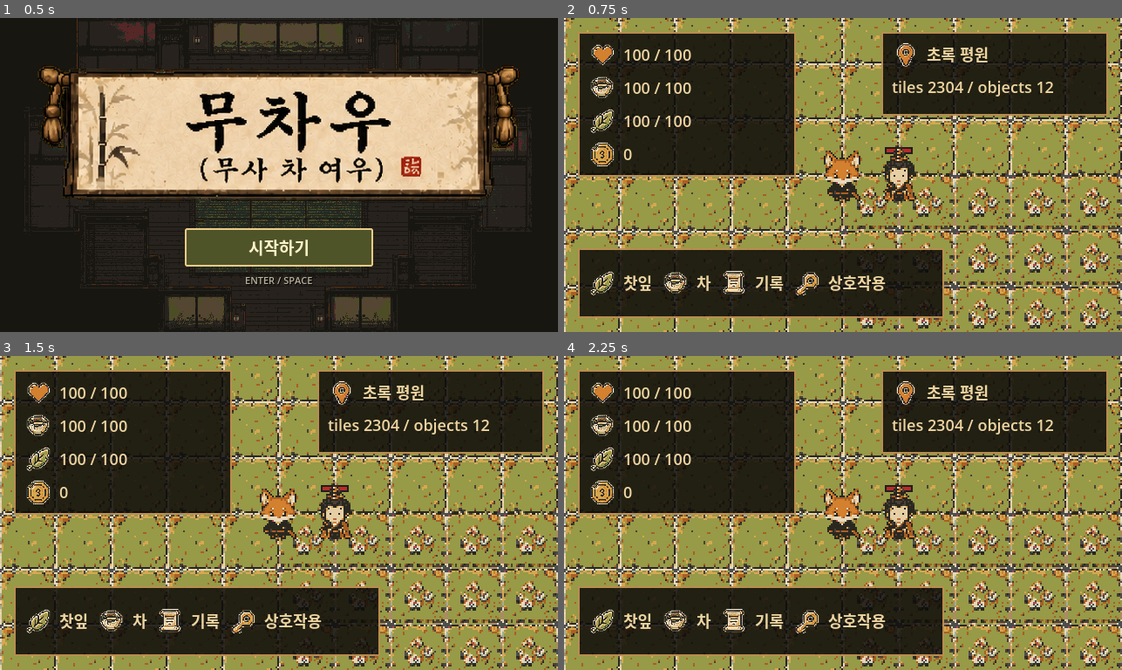
Above: before the commit, frames 1-4 (two rows, left to right).
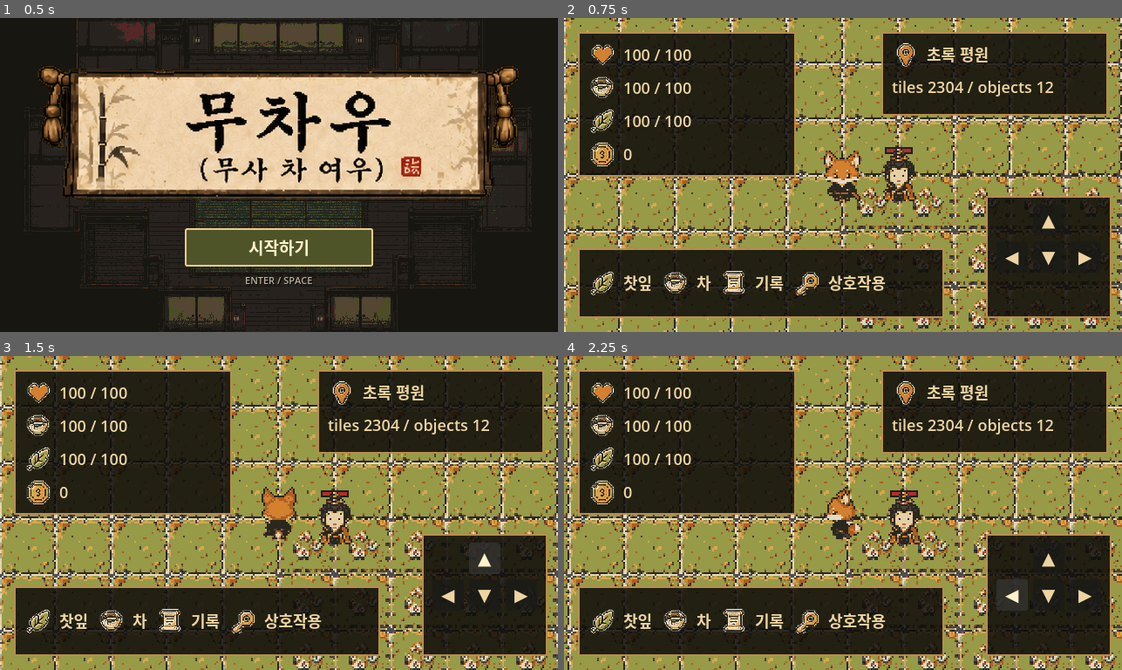
Above: after the commit, the same moments.

Repository: FLYLIKEB/samurai-tea-fox
Game: Godot game, scene res://scenes/ui/start_screen.tscn
The game is run twice, just before and just after one commit, with the same random seed, the same clock (stepped at 60 frames per second) and the same inputs.
Inputs (mouse positions are in pixels of both pictures, inside the frame that each line leads up to):
- Up to frame 1 (0.5 s): no input
- Up to frame 2 (0.75 s): click "시작하기" at 0.5 s
- Up to frame 3 (1.5 s): click (485, 556) at 1.25 s, where only the run after the commit has a clickable "▲"
- Up to frame 4 (2.25 s): click (1010, 594) at 2 s, where only the run after the commit has a clickable "◀"

Frame 1 is identical in both runs. In frame 2, 8.5% of the frame differs, in the area x 75-99%, y 56-96%; in frame 3, 29%; in frame 4, 32%, in the area x 0-100%, y 0-100%.

Commit message:
feat(input): add dpad and pointer movement

Diff:
--- a/src/main/main.gd
+++ b/src/main/main.gd
@@ -19,6 +19,7 @@
 
 const DEFAULT_RUN_SEED := 11037
 const FRESH_RUN_SEED := 0
+const POINTER_MOVE_STOP_DISTANCE_PIXELS := 4.0
 
 @onready var player = $Player
 @onready var combat_dummy = $CombatDummy
@@ -38,6 +39,8 @@
 var world_render_result: Dictionary = {}
 var _desktop_adapter := DesktopCommandAdapter.new()
 var _movement_selector := MovementCommandSelector.new()
+var _has_pointer_move_target := false
+var _pointer_move_target_world := Vector2.ZERO
 
 func _ready() -> void:
 	catalog = DataCatalog.new()
@@ -97,11 +100,12 @@
 		return drop_connection
 	_render_generated_world(generated_world)
 	game_hud.configure(player, generated_world, world_render_result)
+	_connect_hud_commands()
 	return {"ok": true}
 
 func _physics_process(_delta: float) -> void:
 	var desktop_command = _desktop_adapter.poll_movement_command()
-	player.submit_command(_movement_selector.select(desktop_command))
+	player.submit_command(movement_command_for_current_inputs(desktop_command))
 	if Input.is_action_just_pressed("attack"):
 		submit_desktop_action_command("attack", desktop_command.direction)
 	if Input.is_action_just_pressed("dodge"):
@@ -116,14 +120,26 @@
 func _unhandled_input(event) -> void:
 	var handled := false
 	if event is InputEventMouseButton and event.button_index == MOUSE_BUTTON_LEFT and event.pressed:
-		handled = submit_pointer_interaction(world_position_from_viewport_position(event.position))
+		var mouse_world_position := world_position_from_viewport_position(event.position)
+		handled = submit_pointer_interaction(mouse_world_position)
+		if not handled:
+			handled = submit_pointer_movement(mouse_world_position)
 	elif event is InputEventScreenTouch and event.pressed:
-		handled = submit_pointer_interaction(world_position_from_viewport_position(event.position))
+		var touch_world_position := world_position_from_viewport_position(event.position)
+		handled = submit_pointer_interaction(touch_world_position)
+		if not handled:
+			handled = submit_pointer_movement(touch_world_position)
 	if handled:
 		get_viewport().set_input_as_handled()
 
 func submit_mobile_movement_command(command) -> bool:
-	return _movement_selector.submit_mobile_command(command)
+	var accepted := _movement_selector.submit_mobile_command(command)
+	if accepted and command.direction != Vector2i.ZERO:
+		_clear_pointer_movement()
+	return accepted
+
+func submit_mobile_movement_direction(direction: Vector2i) -> bool:
+	return submit_mobile_movement_command(GameCommand.new(GameCommand.Type.MOVE, direction))
 
 func submit_mobile_action_command(command) -> bool:
 	return submit_action_command(command)
@@ -142,6 +158,15 @@
 		if submit_interaction_at_world_cell(cell):
 			return true
 	return false
+
+func submit_pointer_movement(world_position: Vector2) -> bool:
+	var target_cell := world_cell_from_world_position(world_position)
+	if world_data == null or not world_data.is_walkable(target_cell):
+		return false
+	_pointer_move_target_world = world_position_for_cell_center(target_cell)
+	_has_pointer_move_target = true
+	_movement_selector.submit_mobile_command(GameCommand.new(GameCommand.Type.MOVE, Vector2i.ZERO))
+	return true
 
 func submit_player_interaction(direction := Vector2i.ZERO) -> bool:
 	var origin_cell := Vector2i.ZERO
@@ -172,6 +197,15 @@
 			return _handle_tea_command(command)
 		_:
 			return player != null and player.submit_command(command)
+
+func movement_command_for_current_inputs(desktop_command) -> GameCommand:
+	if desktop_command is GameCommand and desktop_command.type == GameCommand.Type.MOVE and desktop_command.direction != Vector2i.ZERO:
+		_clear_pointer_movement()
+		return desktop_command
+	var pointer_command: GameCommand = _pointer_movement_command()
+	if pointer_command.direction != Vector2i.ZERO:
+		return pointer_command
+	return _movement_selector.select(desktop_command)
 
 func restore_run_state(state) -> Dictionary:
 	if not state is RunState:
@@ -196,6 +230,16 @@
 	if acquisition_service != null:
 		run_state.acquisitions = acquisition_service.to_snapshot()
 	return {"ok": true}
+
+func _connect_hud_commands() -> void:
+	if game_hud == null or not game_hud.has_signal("movement_button_changed"):
+		return
+	var callback := Callable(self, "_on_hud_movement_button_changed")
+	if not game_hud.is_connected("movement_button_changed", callback):
+		game_hud.connect("movement_button_changed", callback)
+
+func _on_hud_movement_button_changed(direction: Vector2i) -> void:
+	submit_mobile_movement_direction(direction)
 
 func snapshot_run_state() -> Dictionary:
 	if run_state == null:
@@ -408,6 +452,25 @@
 		cell.y * tile_size + tile_size * 0.5
 	)
 
+func _pointer_movement_command() -> GameCommand:
+	if not _has_pointer_move_target or player == null:
+		return GameCommand.new(GameCommand.Type.MOVE, Vector2i.ZERO)
+	var delta: Vector2 = _pointer_move_target_world - player.global_position
+	if delta.length() <= POINTER_MOVE_STOP_DISTANCE_PIXELS:
+		_clear_pointer_movement()
+		return GameCommand.new(GameCommand.Type.MOVE, Vector2i.ZERO)
+	var direction := Vector2i(
+		0 if absf(delta.x) <= POINTER_MOVE_STOP_DISTANCE_PIXELS else int(signf(delta.x)),
+		0 if absf(delta.y) <= POINTER_MOVE_STOP_DISTANCE_PIXELS else int(signf(delta.y))
+	)
+	if direction == Vector2i.ZERO:
+		_clear_pointer_movement()
+	return GameCommand.new(GameCommand.Type.MOVE, direction)
+
+func _clear_pointer_movement() -> void:
+	_has_pointer_move_target = false
+	_pointer_move_target_world = Vector2.ZERO
+
 func _runtime_tile_size() -> float:
 	if world_data != null:
 		return float(world_data.tile_size)
--- a/src/ui/game_hud.gd
+++ b/src/ui/game_hud.gd
@@ -6,6 +6,8 @@
 const ICON_KOKORO := "res://assets/ui/icons/tea_leaf_32.png"
 const ICON_COIN := "res://assets/ui/icons/coin_32.png"
 const ICON_MAP := "res://assets/ui/icons/map_pin_32.png"
+
+signal movement_button_changed(direction: Vector2i)
 
 var player
 var world: Dictionary = {}
@@ -71,6 +73,43 @@
 	_add_icon_row(quick_rows, ICON_KI, "차")
 	_add_icon_row(quick_rows, "res://assets/ui/icons/scroll_32.png", "기록")
 	_add_icon_row(quick_rows, "res://assets/ui/icons/key_32.png", "상호작용")
+
+	var movement_pad := _panel(Vector2(-156, -156), Vector2(140, 140), true, true)
+	movement_pad.name = "MovementPadPanel"
+	root.add_child(movement_pad)
+	var movement_grid := GridContainer.new()
+	_ignore_mouse(movement_grid)
+	movement_grid.columns = 3
+	movement_grid.add_theme_constant_override("h_separation", 6)
+	movement_grid.add_theme_constant_override("v_separation", 6)
+	movement_pad.add_child(movement_grid)
+	_add_pad_spacer(movement_grid)
+	_add_movement_button(movement_grid, "▲", Vector2i.UP)
+	_add_pad_spacer(movement_grid)
+	_add_movement_button(movement_grid, "◀", Vector2i.LEFT)
+	_add_movement_button(movement_grid, "▼", Vector2i.DOWN)
+	_add_movement_button(movement_grid, "▶", Vector2i.RIGHT)
+
+func _add_pad_spacer(parent: Container) -> void:
+	var spacer := Control.new()
+	spacer.custom_minimum_size = Vector2(36, 36)
+	_ignore_mouse(spacer)
+	parent.add_child(spacer)
+
+func _add_movement_button(parent: Container, text: String, direction: Vector2i) -> void:
+	var button := Button.new()
+	button.custom_minimum_size = Vector2(36, 36)
+	button.text = text
+	button.mouse_filter = Control.MOUSE_FILTER_STOP
+	button.focus_mode = Control.FOCUS_NONE
+	button.add_theme_font_size_override("font_size", 20)
+	button.add_theme_color_override("font_color", Color(0.93, 0.83, 0.63, 1.0))
+	button.add_theme_color_override("font_hover_color", Color(1.0, 0.95, 0.79, 1.0))
+	button.add_theme_color_override("font_pressed_color", Color(1.0, 0.95, 0.79, 1.0))
+	button.button_down.connect(func(): movement_button_changed.emit(direction))
+	button.button_up.connect(func(): movement_button_changed.emit(Vector2i.ZERO))
+	button.focus_exited.connect(func(): movement_button_changed.emit(Vector2i.ZERO))
+	parent.add_child(button)
 
 func _ignore_mouse(control: Control) -> void:
 	control.mouse_filter = Control.MOUSE_FILTER_IGNORE
--- a/tests/integration/test_main_runtime_rendering_runner.gd
+++ b/tests/integration/test_main_runtime_rendering_runner.gd
@@ -67,14 +67,17 @@
 		var status_panel := hud.get_node_or_null("Root/StatusPanel")
 		var map_panel := hud.get_node_or_null("Root/MapPanel")
 		var quickslot_panel := hud.get_node_or_null("Root/QuickSlotPanel")
-		if status_panel == null or map_panel == null or quickslot_panel == null:
-			failures.append("runtime HUD shows status, map, and quickslot panels")
+		var movement_panel := hud.get_node_or_null("Root/MovementPadPanel")
+		if status_panel == null or map_panel == null or quickslot_panel == null or movement_panel == null:
+			failures.append("runtime HUD shows status, map, quickslot, and movement panels")
 		elif _texture_rect_count(status_panel) < 4 or _label_count(status_panel) < 4:
 			failures.append("runtime HUD status panel renders icon-backed resource rows")
 		elif _texture_rect_count(quickslot_panel) < 4 or _label_count(quickslot_panel) < 4:
 			failures.append("runtime HUD quickslots render icon-backed rows")
-		if not _all_controls_ignore_mouse(hud):
-			failures.append("runtime HUD does not block world click and touch input")
+		elif _button_count(movement_panel) < 4:
+			failures.append("runtime HUD movement panel exposes four directional buttons")
+		if not _passive_controls_ignore_mouse(hud):
+			failures.append("runtime HUD passive controls do not block world click and touch input")
 
 	main.queue_free()
 	_cleanup_lifecycle_files()
@@ -102,11 +105,17 @@
 		count += _label_count(child)
 	return count
 
-func _all_controls_ignore_mouse(node: Node) -> bool:
-	if node is Control and (node as Control).mouse_filter != Control.MOUSE_FILTER_IGNORE:
+func _button_count(node: Node) -> int:
+	var count := 1 if node is Button else 0
+	for child in node.get_children():
+		count += _button_count(child)
+	return count
+
+func _passive_controls_ignore_mouse(node: Node) -> bool:
+	if node is Control and not node is Button and (node as Control).mouse_filter != Control.MOUSE_FILTER_IGNORE:
 		return false
 	for child in node.get_children():
-		if not _all_controls_ignore_mouse(child):
+		if not _passive_controls_ignore_mouse(child):
 			return false
 	return true
 
--- a/tests/unit/test_main_acquisition_runtime.gd
+++ b/tests/unit/test_main_acquisition_runtime.gd
@@ -16,6 +16,9 @@
 
 	func record(error: Dictionary) -> void:
 		reasons.append(String(error.get("reason", "")))
+
+class MovementPlayer:
+	extends Node2D
 
 func run(asserts) -> void:
 	var catalog := DataCatalog.new()
@@ -56,8 +59,21 @@
 	var empty_click_runtime := _configured_runtime(catalog, RunState.new(), Vector2i.ZERO)
 	asserts.true_value(empty_click_runtime.result.ok, "empty pointer fixture configures")
 	var inventory_before_empty_click: Dictionary = empty_click_runtime.main.inventory.to_snapshot()
-	asserts.false_value(empty_click_runtime.main.submit_pointer_interaction(empty_click_runtime.main.world_position_for_cell_center(Vector2i(2, 0))), "empty pointer click is ignored")
-	asserts.equal(empty_click_runtime.main.inventory.to_snapshot(), inventory_before_empty_click, "empty pointer click does not mutate inventory")
+	asserts.false_value(empty_click_runtime.main.submit_pointer_interaction(empty_click_runtime.main.world_position_for_cell_center(Vector2i(2, 0))), "empty pointer interaction ignores empty cells")
+	asserts.equal(empty_click_runtime.main.inventory.to_snapshot(), inventory_before_empty_click, "empty pointer interaction does not mutate inventory")
+
+	var movement_runtime := _configured_movement_runtime()
+	asserts.true_value(movement_runtime.main.submit_pointer_movement(movement_runtime.main.world_position_for_cell_center(Vector2i(2, 0))), "empty walkable pointer click sets a movement target")
+	var pointer_move = movement_runtime.main.movement_command_for_current_inputs(GameCommand.new(GameCommand.Type.MOVE, Vector2i.ZERO))
+	asserts.equal(pointer_move.direction, Vector2i.RIGHT, "pointer movement walks toward the clicked tile")
+	asserts.true_value(movement_runtime.main.submit_mobile_movement_direction(Vector2i.DOWN), "mobile d-pad direction submits through the shared movement selector")
+	var button_move = movement_runtime.main.movement_command_for_current_inputs(GameCommand.new(GameCommand.Type.MOVE, Vector2i.ZERO))
+	asserts.equal(button_move.direction, Vector2i.DOWN, "mobile d-pad movement overrides a prior pointer target")
+	var keyboard_move := GameCommand.new(GameCommand.Type.MOVE, Vector2i.LEFT)
+	var selected_keyboard = movement_runtime.main.movement_command_for_current_inputs(keyboard_move)
+	asserts.equal(selected_keyboard.direction, Vector2i.LEFT, "keyboard movement has priority over pointer and d-pad movement")
+	movement_runtime.main.world_data.set_terrain(Vector2i(3, 3), "water", false)
+	asserts.false_value(movement_runtime.main.submit_pointer_movement(movement_runtime.main.world_position_for_cell_center(Vector2i(3, 3))), "pointer movement rejects blocked terrain")
 
 	var tea_runtime := _configured_runtime(catalog, RunState.new())
 	asserts.true_value(tea_runtime.result.ok, "tea command fixture configures")
@@ -103,6 +119,8 @@
 	near_pointer_runtime.main.free()
 	empty_click_runtime.main.free()
 	tea_runtime.main.free()
+	movement_runtime.player.free()
+	movement_runtime.main.free()
 	restored.main.free()
 	drop_restored.main.free()
 
@@ -121,3 +139,11 @@
 		"resource_nodes": [{"id": "resource_0", "resource_id": "wood", "position": {"x": resource_position.x, "y": resource_position.y}}]
 	}
 	return {"main": runtime, "result": runtime._configure_acquisition_for_generated_world()}
+
+func _configured_movement_runtime() -> Dictionary:
+	var runtime := Main.new()
+	runtime.world_data = WorldData.new(4, 4, "grass", true)
+	var movement_player := MovementPlayer.new()
+	runtime.player = movement_player
+	movement_player.global_position = runtime.world_position_for_cell_center(Vector2i.ZERO)
+	return {"main": runtime, "player": movement_player}
